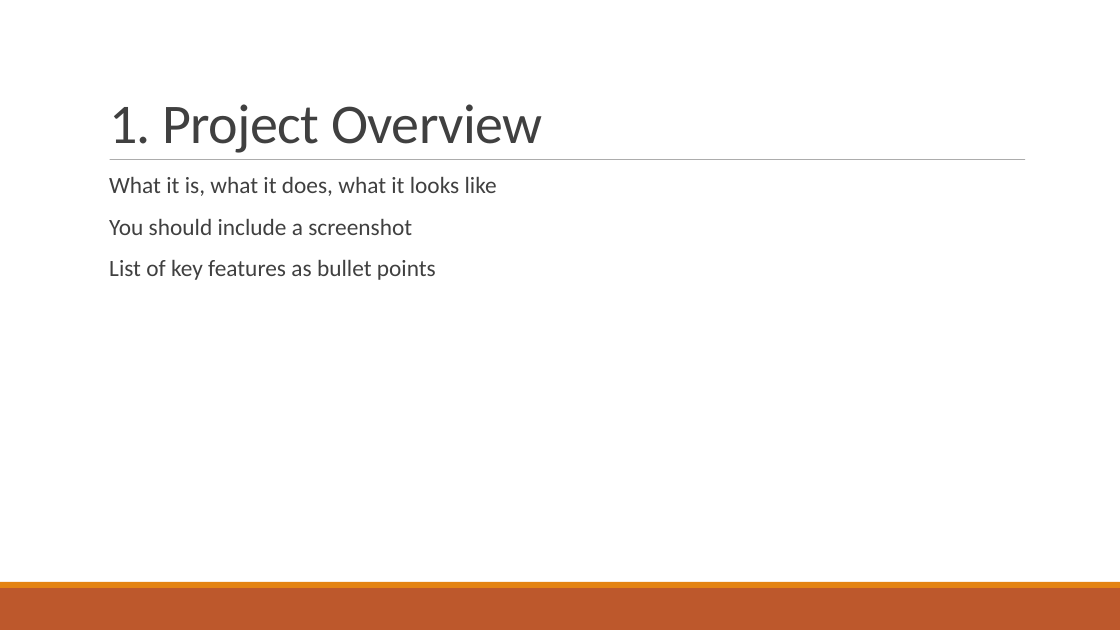
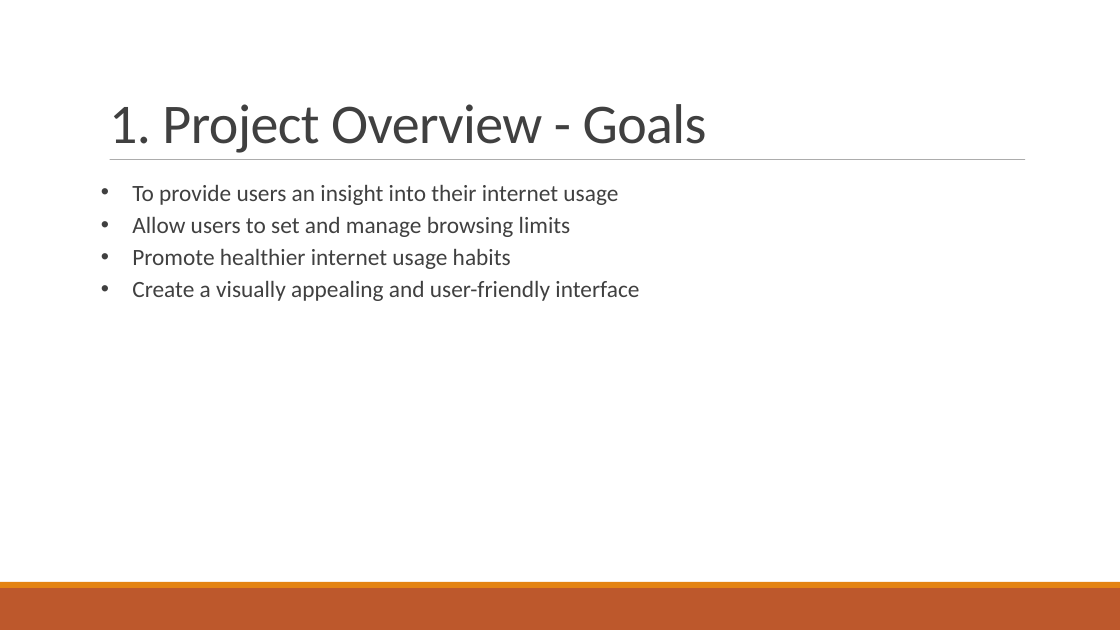
Before and after one commit to LagMechanic/CAB302_WIP, a slide deck: slide 2 of Documents/Presentation.pptx. Drawn at 1120x630 pixels with LibreOffice and Linux fonts; fonts in the diff are those of the drawing. Boxes give left, top, right and bottom in pixels: in the first picture for what was removed or moved away, otherwise in the second. Text is boxed around its words. In the diff, an @@ line names an element or a change of style, - is before the commit and + after.

```diff
--- a/Documents/Presentation.pptx
+++ b/Documents/Presentation.pptx
@@ title at box(109, 104, 707, 153): text changed @@
-1. Project Overview
+1. Project Overview - Goals
@@ text at box(132, 185, 639, 301): text changed @@
-  What it is, what it does, what it looks like
-  You should include a screenshot
-  List of key features as bullet points
+• To provide users an insight into their internet usage
+• Allow users to set and manage browsing limits
+• Promote healthier internet usage habits
+• Create a visually appealing and user-friendly interface
```
Also in this commit, not shown: 5 other slides changed, 3 slides added, 1 slide removed.
